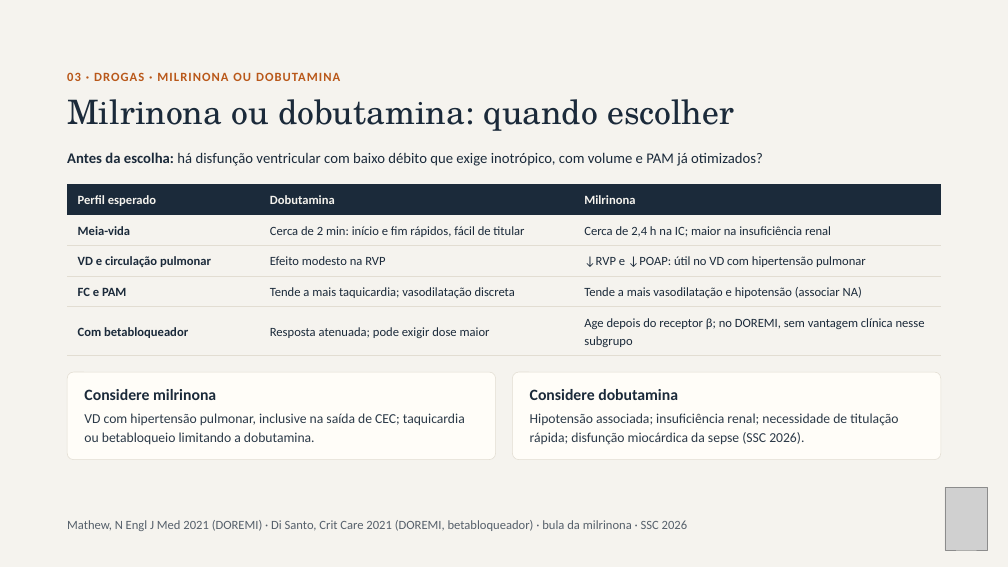
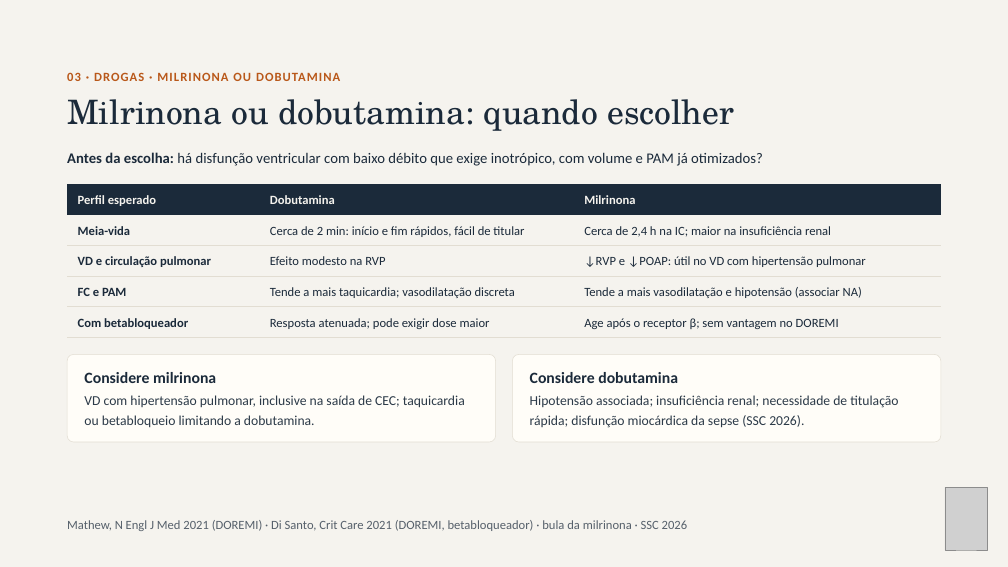
Before and after one commit to brunomoraesdubois-bit/Bruno, a slide deck: slide 11 of apresentacao/Aminas_Vasoativas.pptx. Drawn at 1008x567 pixels with LibreOffice and Linux fonts; fonts in the diff are those of the drawing; grey boxes stand for pictures. Boxes give left, top, right and bottom in pixels: in the first picture for what was removed or moved away, otherwise in the second. Text is boxed around its words. In the diff, an @@ line names an element or a change of style, - is before the commit and + after.

```diff
--- a/apresentacao/Aminas_Vasoativas.pptx
+++ b/apresentacao/Aminas_Vasoativas.pptx
@@ table at (67, 185, 941, 333) @@
-row 5, column 3: Age depois do receptor β; no DOREMI, sem vantagem clínica nesse subgrupo
+row 5, column 3: Age após o receptor β; sem vantagem no DOREMI
@@ 2 texts, 2 rounded rectangles: place and size @@
-2 texts, 2 rounded rectangles at (67, 372, 941, 460)
+2 texts, 2 rounded rectangles at (67, 355, 941, 442)
@@ text "VD com hipertensão pulmonar, inclusive ...": place and size @@
-text "VD com hipertensão pulmonar, inclusive ..." at (84, 413, 465, 444)
+text "VD com hipertensão pulmonar, inclusive ..." at (84, 395, 465, 427)
@@ text "Hipotensão associada; insuficiência renal; necessidade ...": place and size @@
-text "Hipotensão associada; insuficiência renal; necessidade ..." at (530, 413, 898, 445)
+text "Hipotensão associada; insuficiência renal; necessidade ..." at (530, 395, 898, 428)
```
Also in this commit, not shown: 22 other slides changed, 44 other files.
